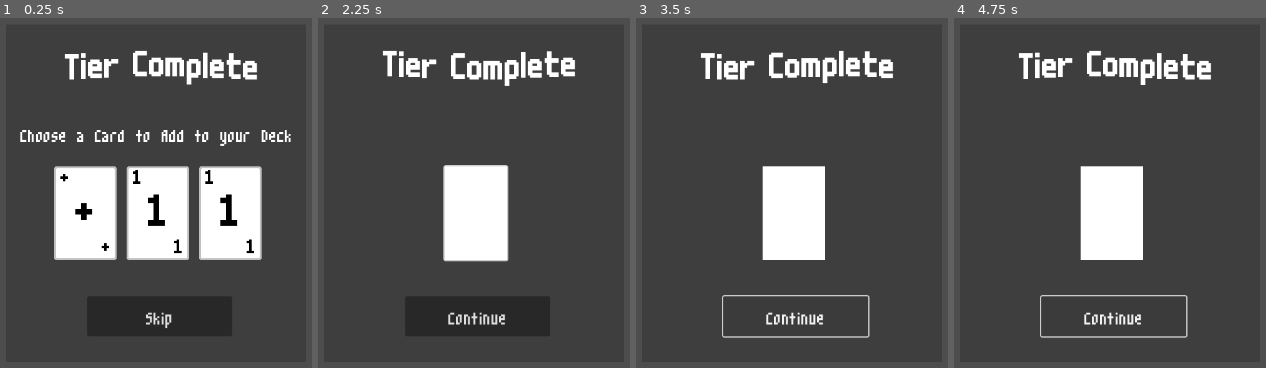
Above: before the commit, frames 1-4 (left to right).
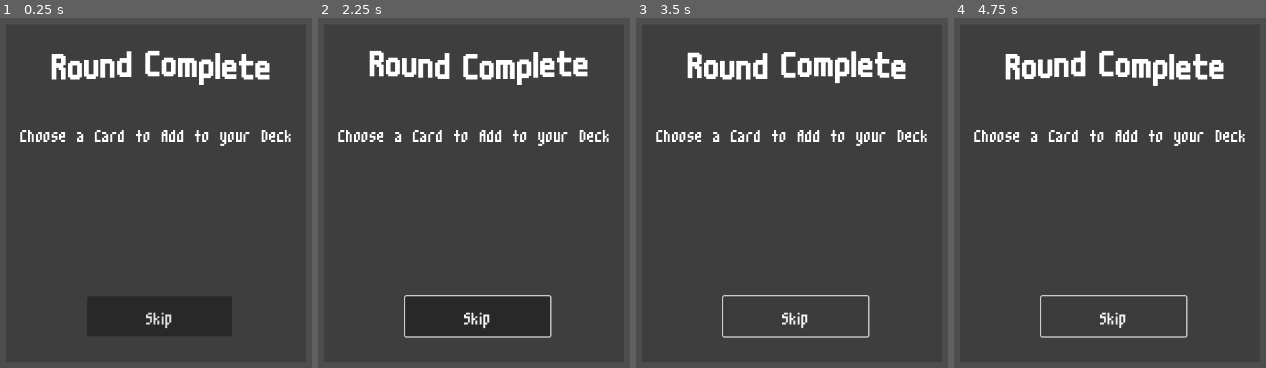
Above: after the commit, the same moments.

Repository: hd2802/stack-demon
Game: Godot game, scene res://_Scenes/Transitions/Tier/tier_transition.tscn
Same seed, same stepped clock (60 frames per second), same inputs: the game is played once before the commit and once after it. This scene is started directly instead of the project's main scene.
Inputs (mouse positions are in pixels of both pictures, inside the frame that each line leads up to):
- Up to frame 1 (0.25 s): no input
- Up to frame 2 (2.25 s): click "Skip" at 0.5 s; click "Skip" at 1.25 s; click (402, 214) at 2.02 s
- Up to frame 3 (3.5 s): click "Continue" (after the commit: "Skip") at 2.75 s
- Up to frame 4 (4.75 s): click "Continue" (after the commit: "Skip") at 3.5 s; click "Continue" (after the commit: "Skip") at 4.25 s

The runs differ from the first frame. In frame 1, 19% of the frame differs, in the area x 16-87%, y 9-70%; in frame 2, 11%; in frame 3, 10%; in frame 4, 10%.
Error after the commit: Invalid access to property or key 'current_tier' on a base object of type 'Window'. (res://_Scripts/Transitions/Tier/tier_transition.gd:42)

Commit message:
feat: add round number to round transition

Diff:
--- a/_Scenes/Transitions/Tier/tier_transition.tscn
+++ b/_Scenes/Transitions/Tier/tier_transition.tscn
@@ -28,7 +28,7 @@
 offset_bottom = 205.0
 theme = ExtResource("1_qoa37")
 bbcode_enabled = true
-text = "[wave amp=25 freq=1.5] Tier Complete[/wave]"
+text = "[wave amp=25 freq=1.5] Round Complete[/wave]"
 horizontal_alignment = 1
 vertical_alignment = 1
 
--- a/_Scripts/LevelManager/level_manager.gd
+++ b/_Scripts/LevelManager/level_manager.gd
@@ -42,15 +42,19 @@
 	get_tree().paused = true
 	var transition_scene
 
-	if current_tier == 3:
-		transition_scene = load("res://_Scenes/Transitions/Level/level_transition.tscn").instantiate()
-		transition_scene.level_next.connect(_load_transition)
+	if current_level == 5:
+		# here the game is over - the player can continue if they would like
+		# in 'endless mode' but other than that, they have completed the game
+		pass
 	else:
-		transition_scene = load("res://_Scenes/Transitions/Tier/tier_transition.tscn").instantiate()
-		transition_scene.next.connect(_load_next_level)
+		if current_tier == 3:
+			transition_scene = load("res://_Scenes/Transitions/Level/level_transition.tscn").instantiate()
+			transition_scene.level_next.connect(_load_transition)
+		else:
+			transition_scene = load("res://_Scenes/Transitions/Tier/tier_transition.tscn").instantiate()
+			transition_scene.next.connect(_load_next_level)
 
-	self.add_child(transition_scene)
-	#_load_next_level()
+		self.add_child(transition_scene)
 
 func _load_transition() -> void:
 	get_tree().paused = false
--- a/_Scripts/Transitions/Tier/tier_transition.gd
+++ b/_Scripts/Transitions/Tier/tier_transition.gd
@@ -38,6 +38,14 @@
 	card_container = $CardContainer
 	continue_button = $ContinueButton
 	selection_prompt = $SelectionPrompt
+
+	var round_number = self.get_parent().current_tier
+	if round_number == 0:
+		round_number += 1
+
+	var title = $Title
+	title.text = "[wave amp=25 freq=1.5] Round "  + str(round_number) + " Complete[/wave]"
+
 	generate_cards()
 
 
